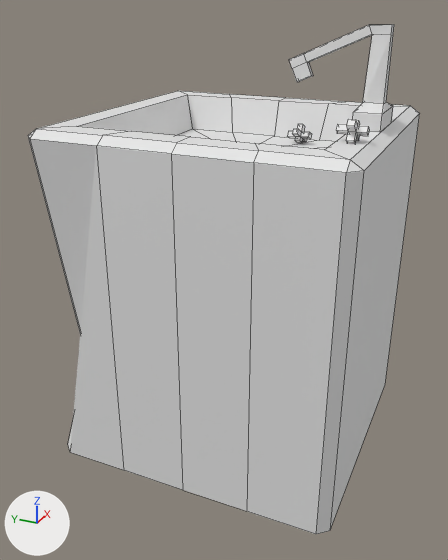
The Blender file Assets/Blender Files/kitchen_sink_broken.blend, before and after one commit.
The view is the same before and after, from a 50 mm lens placed at (-5.8, -2.42, 4.66), pointed at (-0.22, 0.09, 1.87). Arrows for +X, +Y and +Z are at lower left; the lights stay in place. Mesh edges are drawn as thin lines.
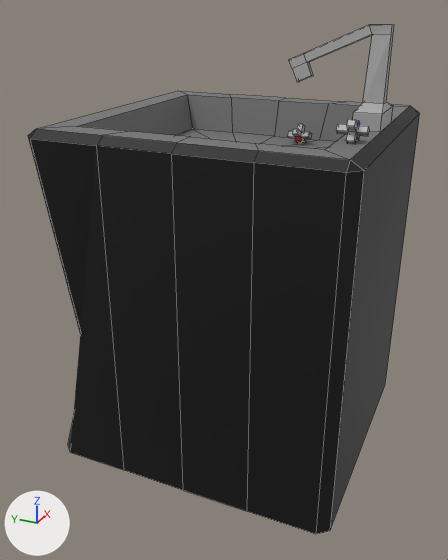
Pixel boxes (x1, y1, x2, y2) of what changed, in the pictures (448 x 560 px):
part 1 of me_cube_001, recoloured (grey to black): (330, 106, 420, 529) in both
part 2 of me_cube_001, recoloured (grey to black): (28, 137, 364, 534) in both
part 3 of me_cube_001, recoloured (white to black): (28, 129, 364, 173) in both
part 4 of me_cube_001, recoloured (white to grey): (37, 91, 410, 160) in both
part 5 of me_cube_001, recoloured: (289, 24, 394, 144) in both
part 6 of me_cube_001, recoloured (white to grey): (287, 124, 312, 142) in both

Patch to the scene script:
```diff
--- a/Assets/Blender Files/kitchen_sink_broken.blend.py
+++ b/Assets/Blender Files/kitchen_sink_broken.blend.py
@@ mat_cold @@
+mat_cold = principled_material('Cold')
+mat_cold.base_color = (0.0356, 0.0545, 0.799)  # blue #3542e7
@@ mat_hot @@
+mat_hot = principled_material('Hot')
+mat_hot.base_color = (0.799, 0.0185, 0.0185)  # red #e72525
@@ mat_sinkbasin @@
+mat_sinkbasin = principled_material('SinkBasin')
+mat_sinkbasin.base_color = (0.175, 0.175, 0.175)  # grey #747474
@@ mat_handlesspout @@
+mat_handlesspout = principled_material('HandlesSpout')
+mat_handlesspout.base_color = (0.429, 0.429, 0.429)  # grey #afafaf
@@ mat_sinkbase @@
+mat_sinkbase = principled_material('SinkBase')
+mat_sinkbase.base_color = (0.00304, 0.00304, 0.00304)  # black #0a0a0a
@@ me_cube_001 @@
 me_cube_001.from_pydata(...)  # 192 vertices, 172 faces; spans x -1.0..1.0, y -1.0..1.0, z -1.0..3.44
 # used by ob_cube; location = (0.0, 0.0, 1.0); scale = (1.45, 1.53, 1.0)
+# me_cube_001 part 1: 17 of the faces centred in x 0.0..1.0, y -1.0..0.97, z 0.14..2.54 switch from no material to mat_sinkbase (black #0a0a0a)
+# me_cube_001 part 2: 7 of the faces centred in x -1.0..-0.83, y -0.97..0.94, z -0.5..1.25 switch from no material to mat_sinkbase (black #0a0a0a)
+# me_cube_001 part 3: 6 of the faces centred in x -0.97..-0.95, y -0.95..0.95, z 2.53..2.54 switch from no material to mat_sinkbase (black #0a0a0a)
+# me_cube_001 part 4: 48 of the faces centred in x -0.84..0.84, y -0.84..0.84, z 2.16..2.57 switch from no material to mat_sinkbasin (grey #747474)
+# me_cube_001 part 5: 55 of the faces centred in x -0.58..0.18, y -0.93..-0.33, z 2.57..3.43 switch from no material to mat_handlesspout (grey #afafaf)
+# me_cube_001 part 6: 25 of the faces centred in x 0.42..0.58, y -0.33..-0.17, z 2.22..2.38 switch from no material to mat_handlesspout (grey #afafaf)
+me_cube_001.materials.append(mat_hot)  # red #e72525
+me_cube_001.materials.append(mat_cold)  # blue #3542e7
```
